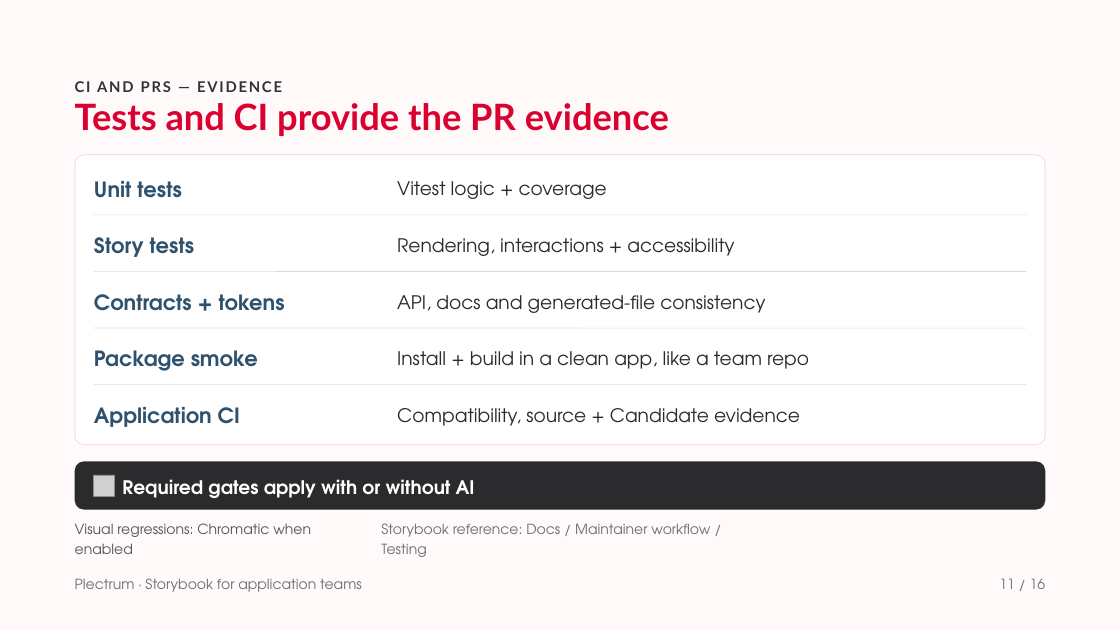
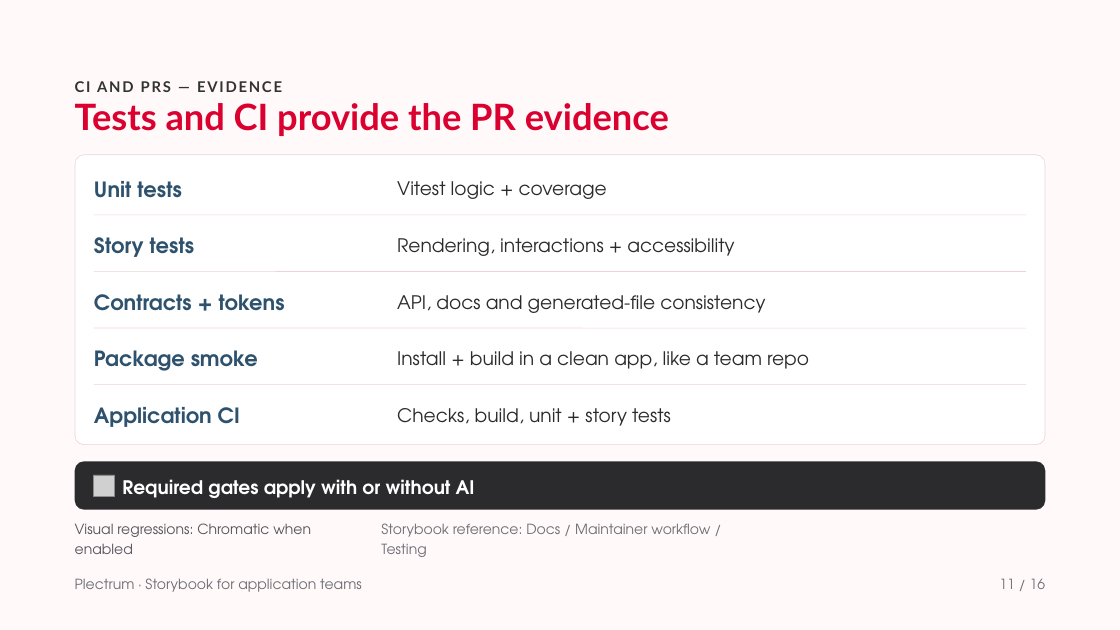
Before and after one commit to solidaris-danielbodigil/solidaris-plectrum, a slide deck: slide 11 of docs/Storybook for application teams.pptx. Drawn at 1120x630 pixels with LibreOffice and Linux fonts; fonts in the diff are those of the drawing; grey boxes stand for pictures. Boxes give left, top, right and bottom in pixels: in the first picture for what was removed or moved away, otherwise in the second. Text is boxed around its words. In the diff, an @@ line names an element or a change of style, - is before the commit and + after.

```diff
--- a/docs/Storybook for application teams.pptx
+++ b/docs/Storybook for application teams.pptx
@@ text at [397,408,671,426]: text changed @@
-Compatibility, source + Candidate evidence
+Checks, build, unit + story tests
```
Also in this commit, not shown: 8 other slides changed.
